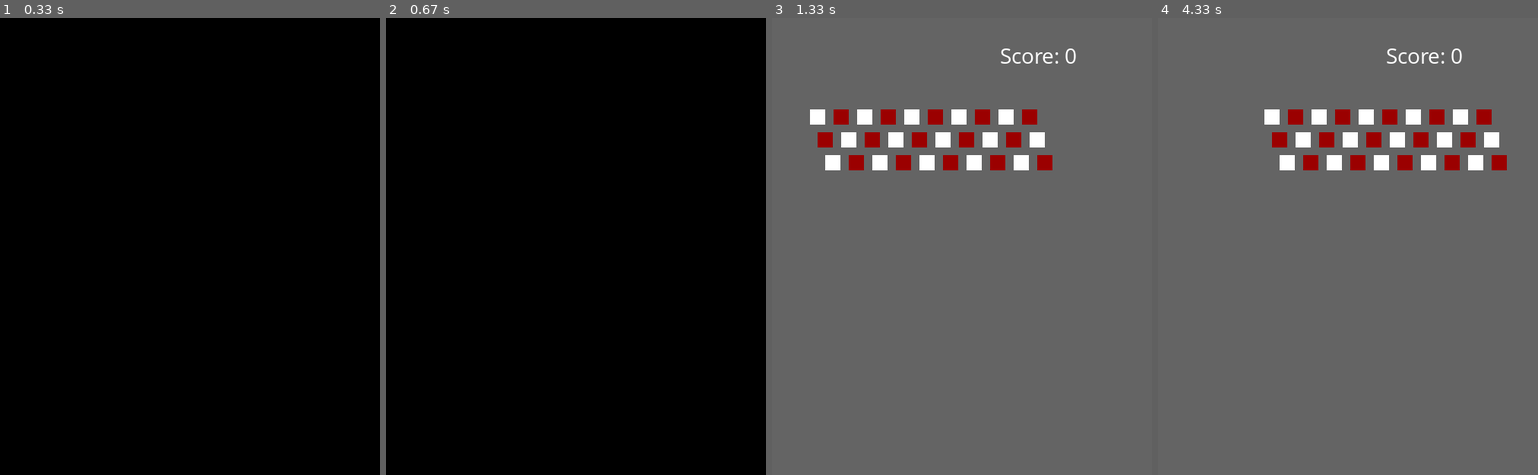
Above: before the commit, frames 1-4 (left to right).
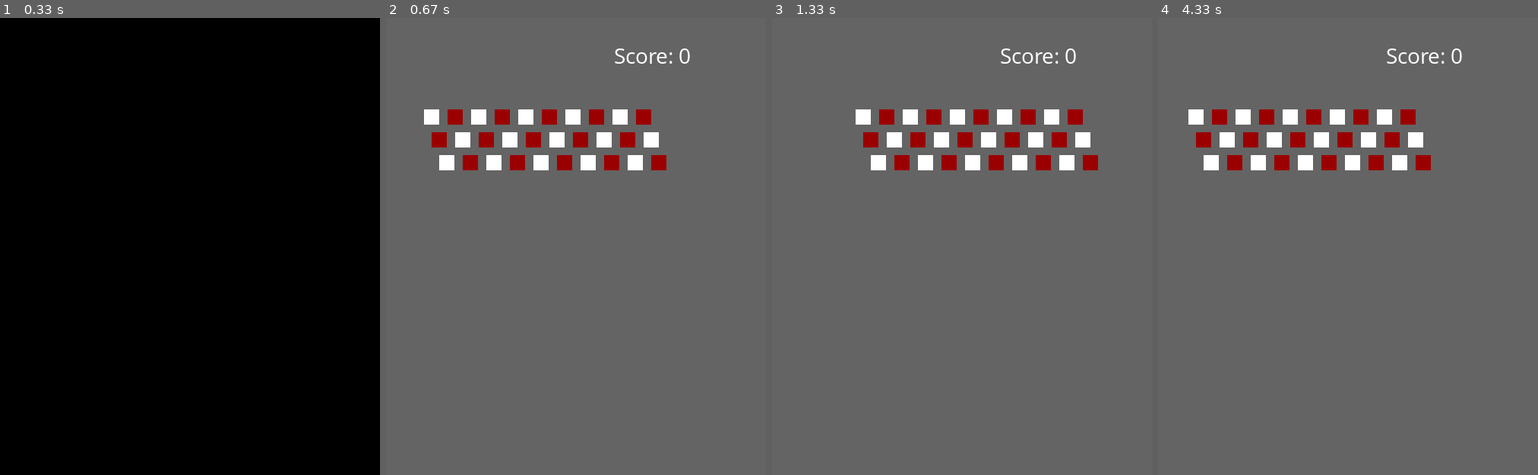
Above: after the commit, the same moments.

Repository: Roman-Blokhin/Python
Game: pygame game, started from my_code/testing/run_blocks/main.py
Same seed, same stepped clock (60 frames per second), same inputs: the game is played once before the commit and once after it.
Inputs:
- Up to frame 1 (0.33 s): no input
- Up to frame 2 (0.67 s): no input
- Up to frame 3 (1.33 s): no input
- Up to frame 4 (4.33 s): no input

Frame 1 is identical in both runs. In frame 2, 100% of the frame differs, in the area x 0-100%, y 0-100%; in frame 3, 2.2%; in frame 4, 6.2%.

Commit message:
Pygame - бегущие блоки. Движение блоков до края окна и разворот

Diff:
--- a/my_code/testing/run_blocks/main.py
+++ b/my_code/testing/run_blocks/main.py
@@ -18,7 +18,7 @@
 count_blocks = 10
 MARGIN = 20
 
-FPS = 1
+FPS = 3
 
 direct_x = 1
 direct_y = 1
@@ -68,6 +68,12 @@
                                              block_size])
             x += direct_x
 
+            if x + (count_blocks * block_size) >= 370 or x == 0:
+                direct_x = -direct_x
+                # y -= direct_y
+                # score += 1
+                # print(score)
+
 
 
     pygame.display.update()
